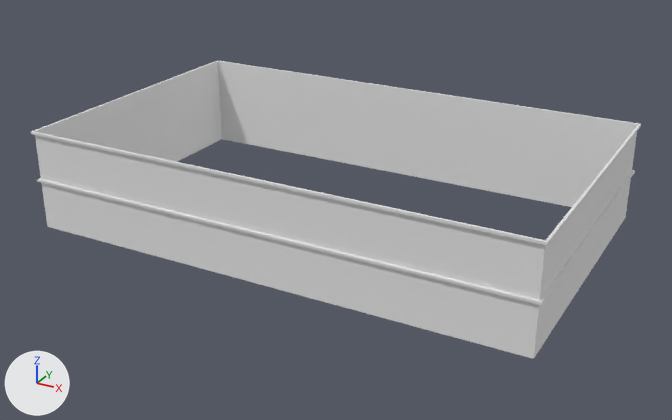
The FBX model src/Arrow/ArrowContent/Models/Town/immeuble.fbx, before and after one commit.
The view is the same before and after, from a camera (50 mm lens) standing at (2.64, -2.41, 1.55) and looking at (1.01, 0.55, 0.08). Lighting does not change. The marker at lower left points along +X, +Y and +Z. Materials are left out; every surface is plain grey. Where no turn or scale is listed for an object, it has been applied to the vertices.

Objects in the first picture: 'Cube', 'Toit'.
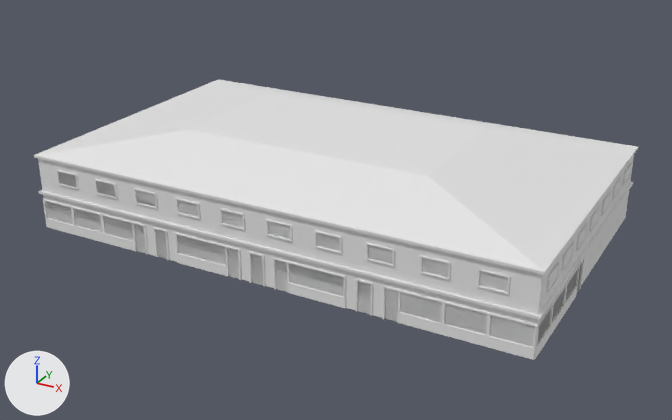
Commit message: modification immeuble

The change, as JSON lines over the scene's bpy script:
```json
{"block": "me_toit", "where": "# used by ob_toit; location = (0.0, 0.0, 0.0)"}
{"op": "remove", "block": "me_toit", "code": "me_toit.from_pydata(...)  # 64 vertices, 56 faces; spans x -0.01..2.01, y -0.01..1.21, z 0.19..0.4"}
{"op": "add", "block": "me_toit", "code": "me_toit.from_pydata(...)  # 68 vertices, 61 faces; spans x -0.01..2.01, y -0.01..1.21, z 0.14..0.4"}
{"block": "me_toit", "change": "me_toit part 2: the loose piece of 32 vertices spanning x -0.01..2.01, y -0.01..1.21, z 0.19..0.2 is moved by (0.0, 0.0, -0.05)"}
{"block": "me_toit", "change": "me_toit part 3: the loose piece of 32 vertices spanning x -0.01..2.01, y -0.01..1.21, z 0.39..0.4 is rebuilt with 36 vertices and now spans x -0.01..2.01, y -0.01..1.21, z 0.29..0.4"}
{"block": "me_cube", "where": "me_cube.from_pydata(...)  # 8 vertices, 4 faces; spans x 0.0..2.0, y 0.0..1.2, z 0.0..0.4"}
{"block": "me_cube", "where": "# used by ob_cube; location = (0.0, 0.0, 0.0)"}
{"block": "me_cube", "change": "me_cube part 1: the whole mesh is scaled about the mesh origin by (1, 1, 0.75)"}
{"op": "add", "block": "me_facade", "code": ["me_facade = bpy.data.meshes.new('Facade')", "me_facade.from_pydata(...)  # 480 vertices, 409 faces; spans x 0.0..2.0, y -0.01..0.51, z 0.0..0.12"]}
{"op": "add", "block": "me_etage", "code": ["me_etage = bpy.data.meshes.new('Etage')", "me_etage.from_pydata(...)  # 1088 vertices, 850 faces; spans x 0.0..2.0, y 0.0..1.21, z 0.2..0.26"]}
{"op": "add", "block": "ob_facade", "code": ["ob_facade = bpy.data.objects.new('Facade', me_facade)", "ob_facade.location = (0.0, 0.0, 0.0)"]}
{"op": "add", "block": "ob_etage", "code": ["ob_etage = bpy.data.objects.new('Etage', me_etage)", "ob_etage.location = (0.0, 0.0, 0.0)"]}
```

Pixel boxes (x1, y1, x2, y2) of what changed, in the pictures (672 x 420 px; the box of a moved part takes in the faces that stretch with it):
```json
{"object": "Cube", "change": "mesh rescaled", "before": [35, 61, 638, 359], "after": [38, 155, 634, 347]}
{"object": "Toit", "change": "reshaped", "before": [31, 60, 641, 305], "after": [34, 79, 638, 320]}
{"object": "Facade", "change": "added", "after": [43, 198, 584, 360]}
{"object": "Etage", "change": "added", "after": [56, 163, 631, 294]}
{"part": 2, "of": "me_toit", "change": "moved or reshaped", "before": [37, 170, 635, 305], "after": [39, 181, 633, 320]}
{"part": 3, "of": "me_toit", "change": "rebuilt", "before": [31, 60, 641, 245], "after": [34, 79, 638, 275]}
```
